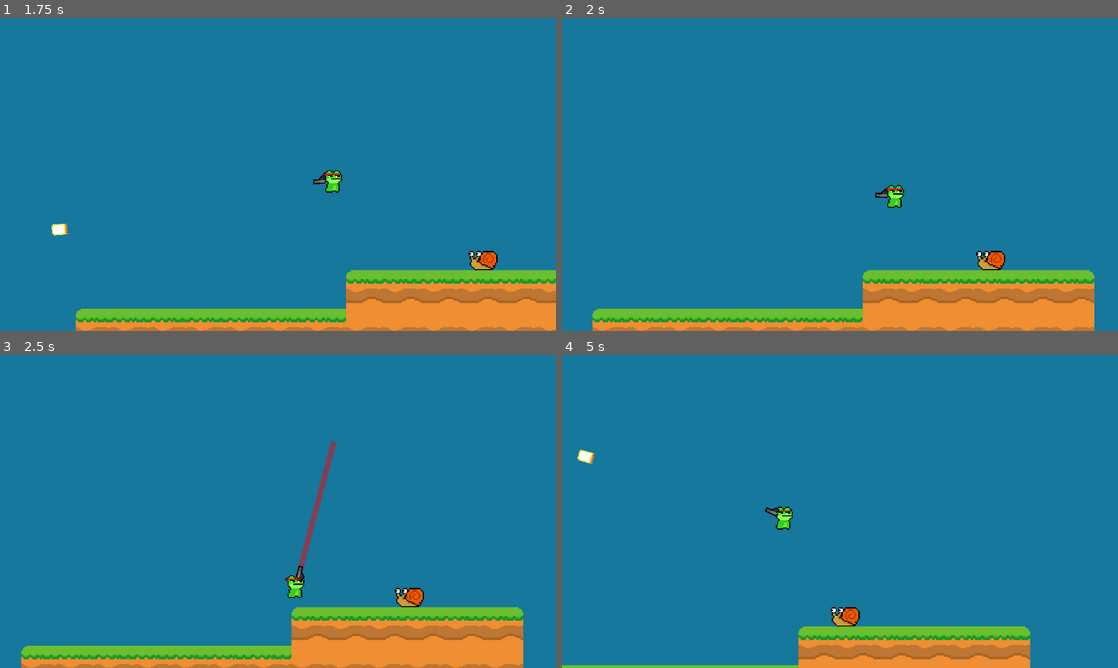
Above: before the commit, frames 1-4 (two rows, left to right).
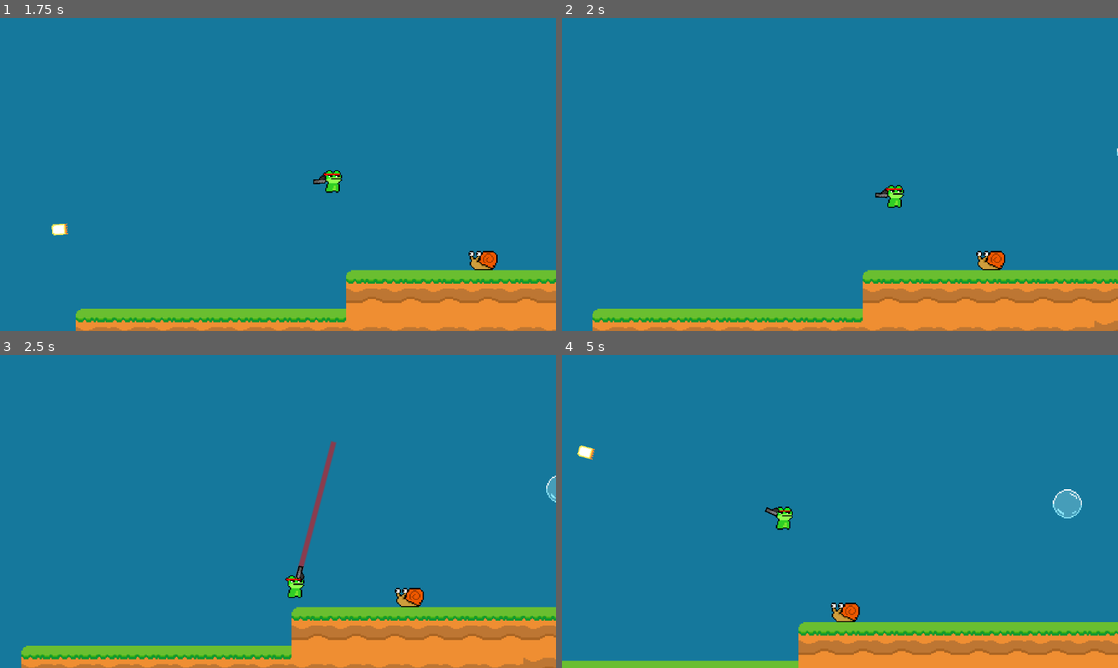
Above: after the commit, the same moments.

Repository: DylanMather2004/Gunphibian
Game: Godot game, scene res://Scenes/Levels/Level 1.tscn
The game is run twice, just before and just after one commit, with the same random seed, the same clock (stepped at 60 frames per second) and the same inputs. The project has no main scene, so this scene is started directly.
Inputs (mouse positions are in pixels of both pictures, inside the frame that each line leads up to):
- Up to frame 1 (1.75 s): tap Enter at 0.5 s; move the mouse to (400, 158) at 0.52 s; hold Right mouse button (Lick) 0.53-1.28 s; hold D (Right) from 0.53 s (still down); tap Space (Jump) at 0.77, 1.52 s; move the mouse to (166, 190) at 1.27 s; click (166, 190) at 1.35 s
- Up to frame 2 (2 s): keep holding D (Right)
- Up to frame 3 (2.5 s): move the mouse to (333, 442) at 2.02 s; release D (Right) at 2.03 s; hold A (Left) from 2.03 s (still down); hold Right mouse button (Lick) from 2.03 s (still down)
- Up to frame 4 (5 s): move the mouse to (812, 574) at 2.77 s; release A (Left) at 2.78 s; release Right mouse button (Lick) at 2.78 s; hold D (Right) 2.78-4.28 s; click (812, 574) at 2.85 s; tap Space (Jump) at 3.02, 3.77, 4.52 s; move the mouse to (1006, 558) at 3.52 s; hold Right mouse button (Lick) 3.53-4.28 s; move the mouse to (673, 464) at 4.27 s; hold A (Left) from 4.28 s (still down); click (673, 464) at 4.35 s

Frame 1 is identical in both runs. In frame 2, 0.8% of the frame differs, in the area x 94-100%, y 41-100%; in frame 3, 1.3%; in frame 4, 6.6%, in the area x 0-100%, y 28-100%.

Commit message:
Minor bug fixes
- Fixed the grapple, now targeting the mouse position rather than the target position
- Fixed the snail's hurt collision detection
- Rescaled the bubble

Diff:
--- a/Scenes/Levels/Level 1.tscn
+++ b/Scenes/Levels/Level 1.tscn
@@ -1,8 +1,9 @@
-[gd_scene load_steps=6 format=3 uid="uid://l0it6ilr8erk"]
+[gd_scene load_steps=7 format=3 uid="uid://l0it6ilr8erk"]
 
 [ext_resource type="Texture2D" uid="uid://bbux61q8qlcrt" path="res://Art/Tilesets/Grass-002.png" id="2_fy4gc"]
 [ext_resource type="PackedScene" uid="uid://cydm7urjdntlb" path="res://Scenes/Prefabs/Characters/player.tscn" id="2_qc2w8"]
 [ext_resource type="PackedScene" uid="uid://74qvrk8yt17x" path="res://Scenes/Prefabs/Characters/Enemies/snail.tscn" id="3_f2bri"]
+[ext_resource type="PackedScene" uid="uid://bmht2rmdlk4ia" path="res://Scenes/Prefabs/World/bubble.tscn" id="4_vx2b4"]
 
 [sub_resource type="TileSetAtlasSource" id="TileSetAtlasSource_3md8i"]
 texture = ExtResource("2_fy4gc")
@@ -55,12 +56,15 @@
 position = Vector2(92, 117)
 move_speed = 150
 jump_height = 280
-fling_force = 200
+fling_force = 400
 
 [node name="TileMap" type="TileMap" parent="."]
 tile_set = SubResource("TileSet_k60ef")
 format = 2
-layer_0/tile_data = PackedInt32Array(262144, 0, 0, 262145, 6 …(380 unchanged characters)…  2, 327690, 65536, 2, 327691, 65536, 2, 327692, 131072, 2, 196615, 0, 0, 196619, 65536, 0, 196618, 65536, 0, 196617, 65536, 0, 196616, 65536, 0, 196620, 131072, 0)
+layer_0/tile_data = PackedInt32Array(262144, 0, 0, 262145, 6 …(380 unchanged characters)…  2, 327690, 65536, 2, 327691, 65536, 2, 196615, 0, 0, 196619, 65536, 0, 196618, 65536, 0, 196617, 65536, 0, 196616, 65536, 0, 196620, 65536, 0, 196621, 65536, 0, 196622, 65536, 0, 196623, 65536, 0, 196624, 0, 1, 131088, 65536, 2, 65552, 65536, 2, 16, 0, 0, 17, 65536, 0, 18, 65536, 0, 19, 65536, 0, 20, 131072, 0, 131089, 65536, 2, 131090, 65536, 2, 131091, 65536, 2, 131092, 65536, 2, 65556, 65536, 2, 65555, 65536, 2, 65554, 65536, 2, 65553, 65536, 2, 196625, 65536, 1, 196626, 65536, 1, 196627, 65536, 1, 196628, 65536, 1, 262160, 65536, 2, 262159, 65536, 2, 262158, 65536, 2, 262157, 65536, 2, 262161, 65536, 2, 262162, 65536, 2, 262163, 65536, 2, 262164, 65536, 2, 327700, 131072, 2, 327699, 65536, 2, 327698, 65536, 2, 327697, 65536, 2, 327696, 65536, 2, 327695, 65536, 2, 327694, 65536, 2, 327693, 65536, 2, 327692, 65536, 2)
 
 [node name="Snail" parent="." instance=ExtResource("3_f2bri")]
 position = Vector2(379, 84)
+
+[node name="Bubble" parent="." instance=ExtResource("4_vx2b4")]
+position = Vector2(447, -2)
--- a/Scenes/Prefabs/Characters/Enemies/snail.tscn
+++ b/Scenes/Prefabs/Characters/Enemies/snail.tscn
@@ -7,7 +7,7 @@
 b = Vector2(-21, 0)
 
 [sub_resource type="RectangleShape2D" id="RectangleShape2D_v0xbw"]
-size = Vector2(23, 15)
+size = Vector2(21, 14)
 
 [sub_resource type="RectangleShape2D" id="RectangleShape2D_lvsga"]
 size = Vector2(23, 15)
@@ -28,7 +28,7 @@
 shape = SubResource("SegmentShape2D_ioib5")
 
 [node name="CollisionShape2D" type="CollisionShape2D" parent="."]
-position = Vector2(0.5, -1.5)
+position = Vector2(0.5, -1)
 shape = SubResource("RectangleShape2D_v0xbw")
 
 [node name="Hurtbox" type="Area2D" parent="."]
--- a/Scenes/Prefabs/World/bubble.tscn
+++ b/Scenes/Prefabs/World/bubble.tscn
@@ -3,12 +3,11 @@
 [ext_resource type="Texture2D" uid="uid://cuye6klbgj8ue" path="res://Art/Scenery/Bubble-001.png" id="1_5xocf"]
 
 [sub_resource type="CircleShape2D" id="CircleShape2D_fd0bl"]
-radius = 18.4391
+radius = 12.0416
 
 [node name="Bubble" type="Area2D" groups=["Lickable"]]
 
 [node name="Sprite2D" type="Sprite2D" parent="."]
-scale = Vector2(1.5, 1.5)
 texture = ExtResource("1_5xocf")
 
 [node name="CollisionShape2D" type="CollisionShape2D" parent="."]
--- a/Scripts/Character Scripts/Player.gd
+++ b/Scripts/Character Scripts/Player.gd
@@ -70,7 +70,7 @@
 
 func _fling_calculation():
 	if target !=null:
-		var flingdir = (target.global_position-global_position).normalized()
+		var flingdir = (get_global_mouse_position()-global_position).normalized()
 		var flingvelocity =flingdir*fling_force
 
 		velocity=flingvelocity
